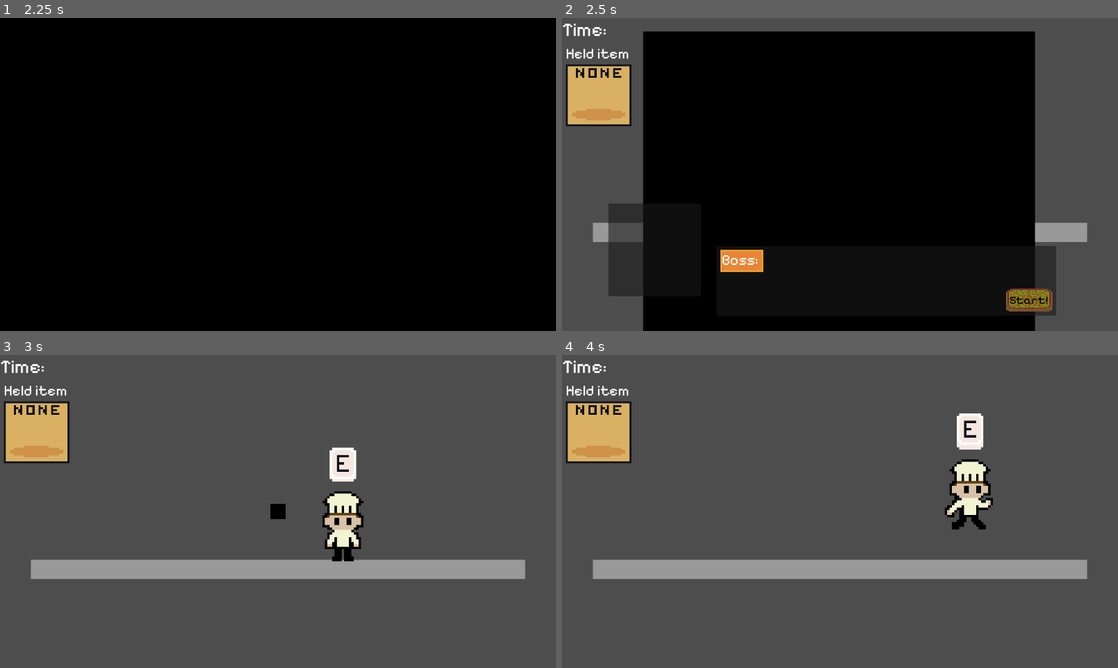
Above: before the commit, frames 1-4 (two rows, left to right).
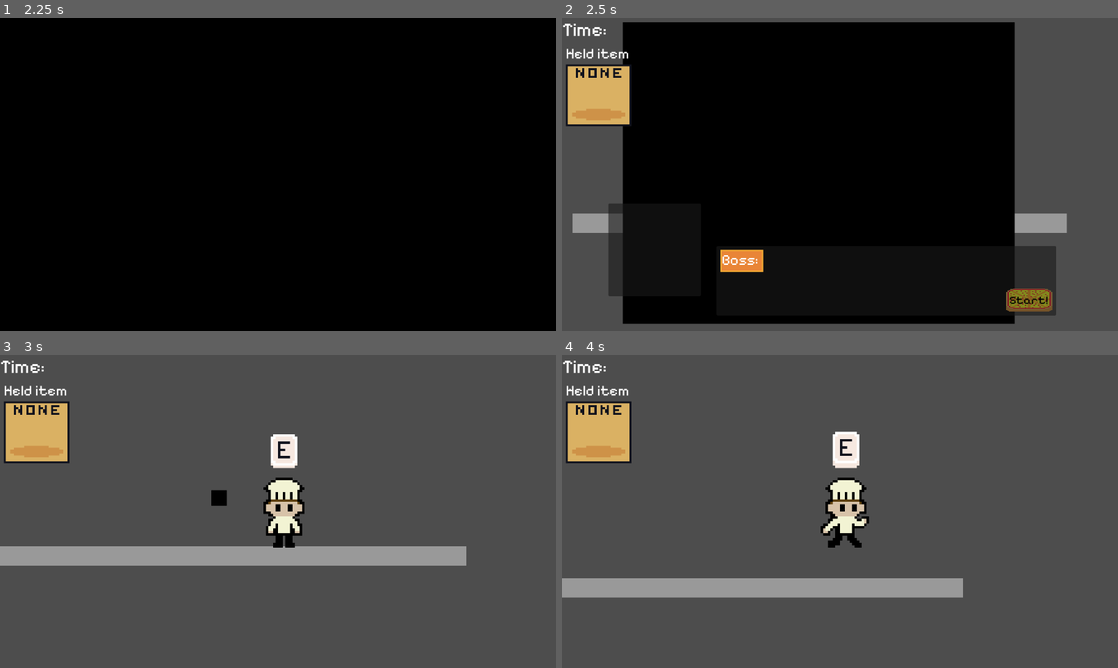
Above: after the commit, the same moments.

Repository: ZombiedestroyerE/umbcgamejam24
Game: Godot game, scene res://title_screen.tscn
The game is run twice, just before and just after one commit, with the same random seed, the same clock (stepped at 60 frames per second) and the same inputs. The project has no main scene, so this scene is started directly.
Inputs:
- Up to frame 1 (2.25 s): click "Start" at 0.5 s; click "Start" at 1.25 s; tap Enter (ui_accept) at 2 s; hold Right (ui_right) from 2.03 s (still down); hold E (e) from 2.03 s (still down)
- Up to frame 2 (2.5 s): keep holding Right (ui_right); keep holding E (e); tap Enter (ui_accept) at 2.27 s
- Up to frame 3 (3 s): release Right (ui_right) at 2.75 s; release E (e) at 2.75 s; click "Start!" at 2.75 s
- Up to frame 4 (4 s): hold Right (ui_right) from 3.53 s (still down); tap E (e) at 3.6 s; tap Enter (ui_accept) at 3.77 s

Frame 1 is identical in both runs. In frame 2, 11% of the frame differs, in the area x 1-95%, y 1-100%; in frame 3, 11%; in frame 4, 13%, in the area x 0-95%, y 18-78%.
Error in both runs: Cannot call method 'change_scene_to_file' on a null value. (res://title_screen.gd:20)

Commit message:
camera follow gus

Diff:
--- a/Platform Cooking/game_area.tscn
+++ b/Platform Cooking/game_area.tscn
@@ -455,6 +455,8 @@
 sprite_frames = SubResource("SpriteFrames_ukam8")
 animation = &"e"
 
+[node name="Camera2D" type="Camera2D" parent="Gus"]
+
 [node name="kitchenArea" type="Node2D" parent="."]
 
 [node name="oven" type="Area2D" parent="kitchenArea"]
--- a/Platform Cooking/gustavo.tscn
+++ b/Platform Cooking/gustavo.tscn
@@ -187,3 +187,6 @@
 position = Vector2(4, -26)
 sprite_frames = SubResource("SpriteFrames_ukam8")
 animation = &"e"
+
+[node name="Camera2D" type="Camera2D" parent="."]
+position_smoothing_enabled = true
--- a/Platform Cooking/project.godot
+++ b/Platform Cooking/project.godot
@@ -23,7 +23,7 @@
 
 e={
 "deadzone": 0.5,
-"events": [Object(InputEventKey,"resource_local_to_scene":fa …(172 unchanged characters)… eycode":69,"key_label":0,"unicode":101,"echo":false,"script":null)
+"events": [Object(InputEventKey,"resource_local_to_scene":fa …(172 unchanged characters)… eycode":69,"key_label":0,"unicode":101,"location":0,"echo":false,"script":null)
 ]
 }
 
Not shown, changed: Platform Cooking/Art/Pizza_Gus/Pizza Gus Falling.png.import
Not shown, changed: Platform Cooking/Art/Pizza_Gus/Pizza Gus Jumping.png.import
